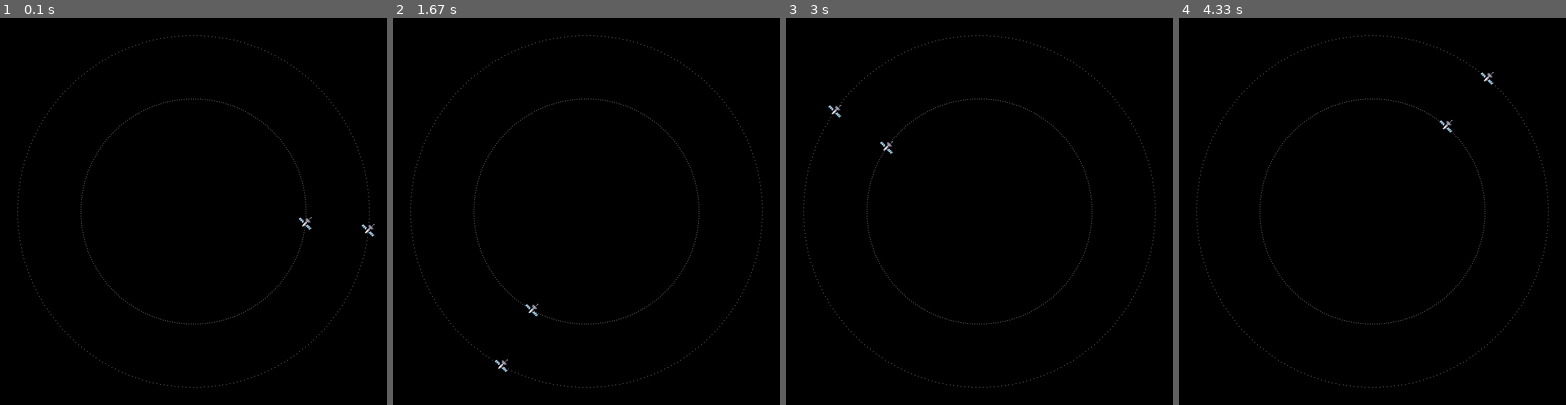
Above: before the commit, frames 1-4 (left to right).
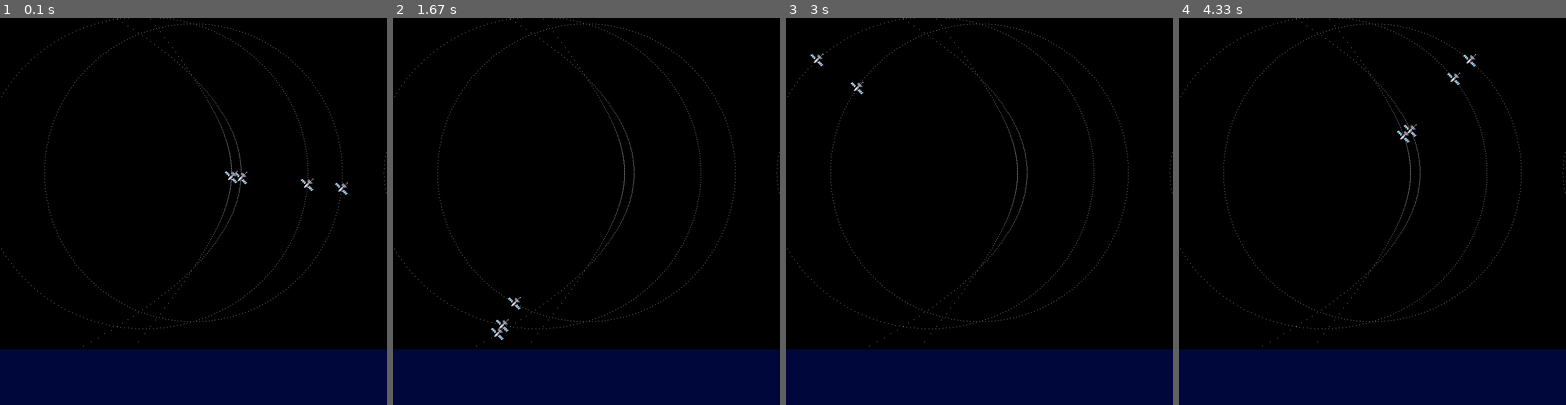
Above: after the commit, the same moments.

Repository: jpgtordilla/TransferOrbit
Game: pygame game, started from main.py
Two runs of this game, one before a commit and one after it. Both use one fixed random seed, a clock stepped at 60 frames per second and the inputs below.
Inputs:
- Up to frame 1 (0.1 s): no input
- Up to frame 2 (1.67 s): no input
- Up to frame 3 (3 s): no input
- Up to frame 4 (4.33 s): no input

The runs differ from the first frame. In frame 1, 15% of the frame differs, in the area x 0-100%, y 0-100%; in frame 2, 15%; in frame 3, 15%; in frame 4, 15%.

Commit message:
fixed flickering, rescaled, added GUI section, need to make slider to change epsilon, see orbit.py update_epsilon for specific values

Diff:
--- a/constants.py
+++ b/constants.py
@@ -4,9 +4,14 @@
 HEIGHT = 800
 BLACK = (0, 0, 0)
 WHITE = (255, 255, 255)
+BLUE = (0, 8, 59)
 FPS = 60
-SCALING_CONST = 2.2 # 2 scales a circle to fit perfectly, slightly more gives a reasonable margin
+SCALING_CONST = 2.6 # 2 scales a circle to fit perfectly, slightly more gives a reasonable margin
+HEIGHT_SCALE = 0.5 # 0 scales to be the center, 0+ moves it slightly up
 
 # SATELLITE CONSTANTS
 SAT_WIDTH = 40
 SAT_HEIGHT = 40
+
+# GUI
+GUI_Y = HEIGHT - HEIGHT / 7
--- a/game_loop.py
+++ b/game_loop.py
@@ -42,7 +42,7 @@
     def __init__(self):
         self.factor = 1 # set default factor
 
-    def graph_orbits(self, orbit_list, draw_surface, num_points=300):
+    def graph_orbits(self, orbit_list, draw_surface, num_points=300, visible=True):
         """Given a list of orbit objects, plot them on the screen"""
 
         max_radius = get_max_radius(orbit_list)
@@ -55,8 +55,9 @@
             curr_points_list = orbit.get_orbit(num_points)
             for point in curr_points_list:
                 x = int((point[0] / self.factor) + WIDTH / 2)
-                y = int((point[1] / self.factor) + WIDTH / 2)
-                draw_surface.set_at((x, y), WHITE)
+                y = int((point[1] / self.factor) + HEIGHT / 2.5)
+                if visible and y < GUI_Y:
+                    draw_surface.set_at((x, y), WHITE)
 
     def game_loop(self):
         """
@@ -67,34 +68,47 @@
         """
         esc = False # escape set to false until window is closed
 
+        parabola = Orbit(epsilon=1, l=0.8*10**24)  # parabola
         circle = Orbit(epsilon=0)  # circle
-        circle_small = Orbit(epsilon=0, l=0.8*10**24)  # small circle
+        hyperbola = Orbit(epsilon=1.5, l=0.8 * 10 ** 24)  # hyperbola
+        ellipse = Orbit(epsilon=0.3)  # ellipse
 
-        orbits = [circle, circle_small]
-        self.graph_orbits(orbits, surface)
+        orbits = [circle, parabola, hyperbola, ellipse]
+        self.graph_orbits(orbits, surface, visible=False)
 
-        sat = Satellite(circle, self.factor)
-        sat_small = Satellite(circle_small, self.factor)
+        sat_circle = Satellite(circle, self.factor)
+        sat_parabola = Satellite(parabola, self.factor)
+        sat_hyperbola = Satellite(hyperbola, self.factor)
+        sat_ellipse = Satellite(ellipse, self.factor)
+
+        surface.fill(BLUE)
 
         clock = pygame.time.Clock() # for frame rate
         while not esc:
             clock.tick(FPS)
 
-            surface.fill(BLACK) # wipe screen
+            pygame.draw.rect(surface, BLACK,(0, 0, WIDTH, GUI_Y))
+
             self.graph_orbits(orbits, surface) # redraw orbit
-            sat.draw_satellite(surface) # draw satellite
-            sat_small.draw_satellite(surface)  # draw satellite
+
+            sat_circle.draw_satellite(surface) # draw satellite
+            sat_parabola.draw_satellite(surface)  # draw satellite
+            sat_hyperbola.draw_satellite(surface)  # draw satellite
+            sat_ellipse.draw_satellite(surface)  # draw satellite
 
             pygame.display.update()
 
-            for event in pygame.event.get():
+            events = pygame.event.get()
+            for event in events:
                 if event.type == QUIT:
                     esc = True
                     pygame.quit()
 
-            sat.update_satellite() # update satellite position
-            sat_small.update_satellite()  # update satellite position
+            sat_circle.update_satellite() # update satellite position
+            sat_parabola.update_satellite()  # update satellite position
+            sat_hyperbola.update_satellite()  # update satellite position
+            sat_ellipse.update_satellite()  # update satellite position
 
-"""ISSUES:
-- for parabolic and hyperbolic orbits, satellite flickers between points
+"""TODO:
+- create slider to change epsilon between specific values (orbit.py update_epsilon)
 """
--- a/orbit.py
+++ b/orbit.py
@@ -12,6 +12,17 @@
         self.L = l # angular momentum
         self.EPSILON = epsilon # eccentricity
         self.C = self.L**2 / (self.GAMMA * self.MU)
+
+    def get_epsilon(self):
+        return self.EPSILON
+
+    def set_epsilon(self, new_epsilon):
+        self.EPSILON = new_epsilon
+
+    def update_epsilon(self, increase):
+        """Temporary method prior to adding slider"""
+        # NOTE: max for circle/ellipse is 1, max for parabola/hyperbola is 2
+        self.set_epsilon(self.get_epsilon() + increase)
 
     def r_orbit(self, phi):
         denominator = 1 + self.EPSILON * np.cos(phi)
@@ -40,15 +51,9 @@
             current_r = self.r_orbit(current_phi)
             r_list.append([current_r, current_phi])
 
-        # if hyperbola or parabola (EPSILON = 1 or "..." > 1), shave off (default 10%) the longer r values
-        end_percent_index = int(len(r_list) - len(r_list) * percent)
-
+        # delete last element of the parabola since it represents the foci
         if self.EPSILON == 1 or self.EPSILON == -1:
-            r_list.sort(key=lambda l:l[0]) # sort by the first value (r)
-            r_list = r_list[:end_percent_index]
-        elif self.EPSILON > 1 or self.EPSILON < -1:
-            r_list.sort(key=lambda l:abs(l[0])) # sort by the abs. value of first value (r)
-            r_list = r_list[:end_percent_index]
+            r_list = r_list[:int(len(r_list) / 2) - 1] + r_list[int(len(r_list) / 2):]
 
         for i in range(len(r_list)):
             current_r = r_list[i][0]
--- a/satellite.py
+++ b/satellite.py
@@ -25,7 +25,7 @@
 
     def translate_coord_y(self, y_unscaled):
         """Converts the unscaled y coordinate in meters to a pixel value"""
-        return int((y_unscaled / self.factor) + HEIGHT / 2) - self.height / 2
+        return int((y_unscaled / self.factor) + HEIGHT / (2 + HEIGHT_SCALE)) - self.height / 2
 
     def set_x_coord(self, x_unscaled):
         self.x = self.translate_coord_x(x_unscaled)
@@ -49,7 +49,8 @@
         return self.orbit.get_orbit() # xy pairs for the orbit
 
     def draw_satellite(self, draw_surface):
-        draw_surface.blit(self.image, self.sat_rect)
+        if self.get_y_coord() < GUI_Y - self.height:
+            draw_surface.blit(self.image, self.sat_rect)
 
     def get_orbit_index(self):
         return self.current_index
